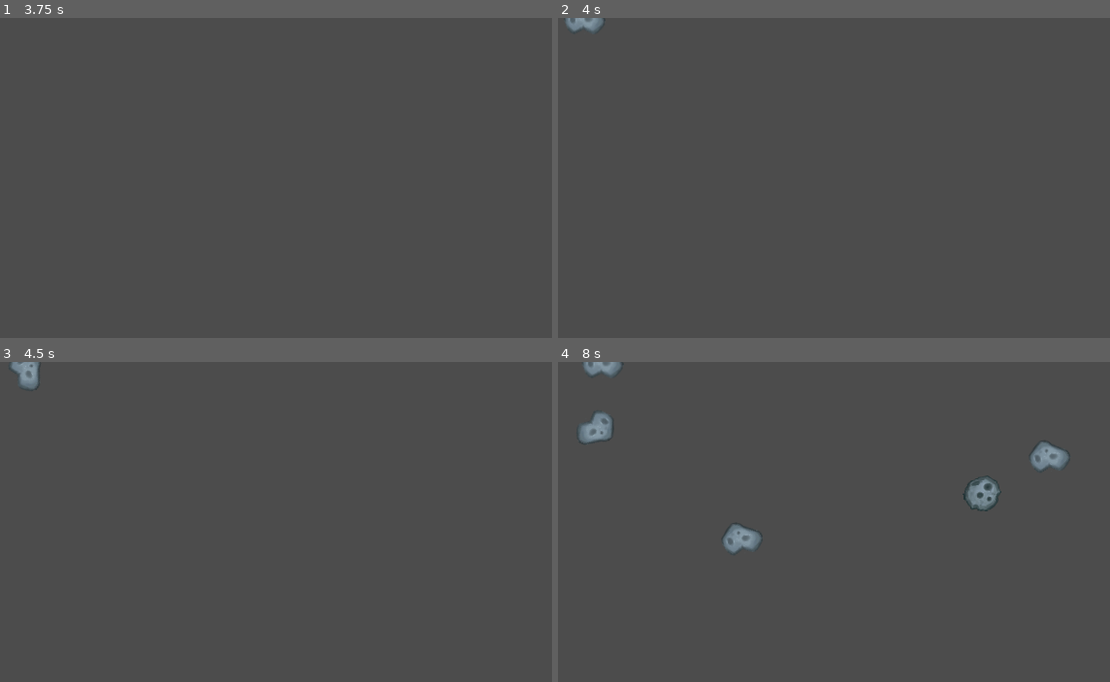
Above: before the commit, frames 1-4 (two rows, left to right).
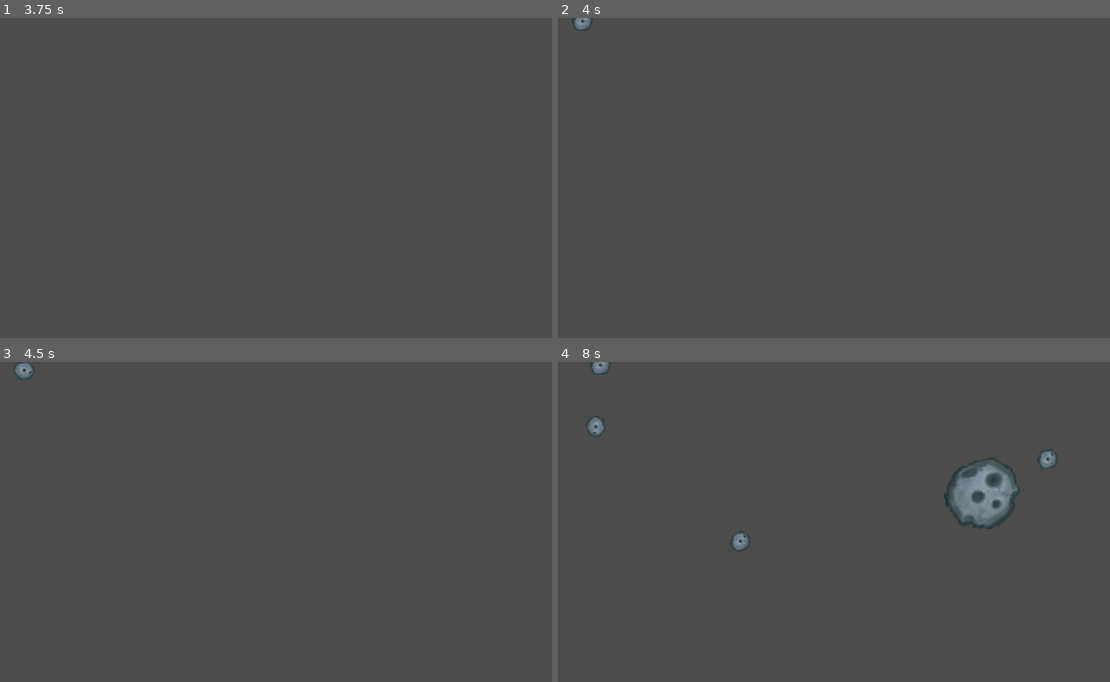
Above: after the commit, the same moments.

Repository: GArmane/vaporspace
Game: Godot game, scene res://src/entities/controllers/asteroid_spawner/AsteroidSpawner.tscn
Two runs of this game, one before a commit and one after it. Both use one fixed random seed, a clock stepped at 60 frames per second and the inputs below. The project has no main scene, so this scene is started directly.
Inputs:
- Up to frame 1 (3.75 s): tap Enter at 0.5, 2, 3.5 s; hold Right (ui_right) 0.53-1.28 s; tap Space (ui_select) at 0.77, 1.25, 1.52, 2.75, 3.02 s; hold Down (ui_down) 1.28-2.03 s; hold Right (ui_right) 2.03-2.78 s; hold Up (ui_up) 2.78-3.53 s; hold Left (ui_left) from 3.53 s (still down)
- Up to frame 2 (4 s): keep holding Left (ui_left); tap Space (ui_select) at 3.77 s
- Up to frame 3 (4.5 s): keep holding Left (ui_left)
- Up to frame 4 (8 s): tap Space (ui_select) at 4.52, 6.02, 6.77, 7.52 s; release Left (ui_left) at 5.03 s; hold Down (ui_down) 5.03-5.78 s; hold Right (ui_right) 5.78-6.53 s; hold Up (ui_up) 6.53-7.28 s; hold Right (ui_right) from 7.28 s (still down)

Frame 1 is identical in both runs. In frame 2, 0.2% of the frame differs, in the area x 1-9%, y 0-5%; in frame 3, 0.3%; in frame 4, 2.7%, in the area x 3-93%, y 0-60%.

Commit message:
feat(src/entities/obstacles/asteroids): add three classes of asteroids

Diff:
--- a/src/entities/controllers/asteroid_spawner/AsteroidSpawner.gd
+++ b/src/entities/controllers/asteroid_spawner/AsteroidSpawner.gd
@@ -1,7 +1,12 @@
 extends Node2D
 
 
-const asteroid_node = preload("res://src/entities/obstacles/asteroid/Asteroid.tscn")
+const asteroids = [
+	preload("res://src/entities/obstacles/asteroids/AsteroidLarge01.tscn"),
+	preload("res://src/entities/obstacles/asteroids/AsteroidLarge02.tscn"),
+	preload("res://src/entities/obstacles/asteroids/AsteroidMedium01.tscn"),
+	preload("res://src/entities/obstacles/asteroids/AsteroidSmall01.tscn"),
+]
 
 onready var container: Node2D = $Container
 onready var rng := RandomNumberGenerator.new()
@@ -34,12 +39,6 @@
 	return Vector2(rand_range(start.x, end.x), rand_range(start.y, end.y))
 
 
-func _set_model(asteroid: RigidBody2D) -> RigidBody2D:
-	var index = rng.randi_range(0, 3)
-	asteroid.switch_model(index)
-	return asteroid
-
-
 func _set_physics(asteroid: RigidBody2D) -> RigidBody2D:
 	asteroid.position = _rand_vector(position_start, position_end)
 	asteroid.linear_velocity = _rand_vector(
@@ -52,7 +51,8 @@
 
 
 func spawn():
-	var asteroid := _set_model(_set_physics(asteroid_node.instance()))
+	var index = rng.randi_range(0, 3)
+	var asteroid: RigidBody2D = _set_physics(asteroids[index].instance())
 	container.add_child(asteroid)
 
 
--- a/src/entities/obstacles/asteroid/Asteroid.gd
+++ /dev/null
@@ -1,44 +0,0 @@
-extends RigidBody2D
-
-
-const sprites = [
-	{
-		"texture": preload("res://src/entities/obstacles/asteroid/sprites/asteroid_01.png"),
-		"collision": {
-			"position": Vector2(0, 0),
-			"radius": 19.5,
-		},
-	},
-	{
-		"texture": preload("res://src/entities/obstacles/asteroid/sprites/asteroid_02.png"),
-		"collision": {
-			"position": Vector2(-2, 4),
-			"radius": 11.5
-		},
-	},
-	{
-		"texture": preload("res://src/entities/obstacles/asteroid/sprites/asteroid_03.png"),
-		"collision": {
-			"position": Vector2(-1, 2),
-			"radius": 17.5,
-		},
-	},
-	{
-		"texture": preload("res://src/entities/obstacles/asteroid/sprites/asteroid_04.png"),
-		"collision": {
-			"position": Vector2(0, 2),
-			"radius": 21.5,
-		},
-	},
-]
-
-
-func switch_model(index: int):
-	# Set texture
-	var new_sprite = sprites[index]
-	$Sprite.set_texture(new_sprite["texture"])
-
-	# Set collision shape
-	var coll = new_sprite["collision"]
-	$CollisionShape2D.position = coll["position"]
-	$CollisionShape2D.get_shape().set_radius(coll["radius"])
--- /dev/null
+++ b/src/entities/obstacles/asteroids/AsteroidLarge01.tscn
@@ -0,0 +1,24 @@
+[gd_scene load_steps=3 format=2]
+
+[ext_resource path="res://src/entities/obstacles/asteroids/sprites/asteroid_large_01.png" type="Texture" id=1]
+
+[sub_resource type="CircleShape2D" id=1]
+radius = 37.7623
+
+[node name="Asteroid" type="RigidBody2D"]
+collision_layer = 2
+collision_mask = 3
+mass = 10.0
+gravity_scale = 0.0
+linear_damp = 0.0
+angular_damp = 0.0
+__meta__ = {
+"_edit_group_": true
+}
+
+[node name="Sprite" type="Sprite" parent="."]
+scale = Vector2( 2, 2 )
+texture = ExtResource( 1 )
+
+[node name="CollisionShape2D" type="CollisionShape2D" parent="."]
+shape = SubResource( 1 )
--- a/src/entities/obstacles/asteroid/Asteroid.tscn
+++ b/src/entities/obstacles/asteroids/AsteroidLarge02.tscn
@@ -1,22 +1,22 @@
-[gd_scene load_steps=4 format=2]
+[gd_scene load_steps=3 format=2]
 
-[ext_resource path="res://src/entities/obstacles/asteroid/sprites/asteroid_01.png" type="Texture" id=1]
-[ext_resource path="res://src/entities/obstacles/asteroid/Asteroid.gd" type="Script" id=2]
+[ext_resource path="res://src/entities/obstacles/asteroids/sprites/asteroid_large_02.png" type="Texture" id=1]
 
 [sub_resource type="CircleShape2D" id=1]
-radius = 19.5
+radius = 31.6489
 
 [node name="Asteroid" type="RigidBody2D"]
 collision_layer = 2
 collision_mask = 3
+mass = 10.0
 gravity_scale = 0.0
-can_sleep = false
 linear_damp = 0.0
 angular_damp = 0.0
-script = ExtResource( 2 )
 
 [node name="Sprite" type="Sprite" parent="."]
+scale = Vector2( 2, 2 )
 texture = ExtResource( 1 )
 
 [node name="CollisionShape2D" type="CollisionShape2D" parent="."]
+position = Vector2( -2, 2 )
 shape = SubResource( 1 )
--- /dev/null
+++ b/src/entities/obstacles/asteroids/AsteroidMedium01.tscn
@@ -0,0 +1,24 @@
+[gd_scene load_steps=3 format=2]
+
+[ext_resource path="res://src/entities/obstacles/asteroids/sprites/asteroid_medium_01.png" type="Texture" id=1]
+
+[sub_resource type="CapsuleShape2D" id=1]
+radius = 23.6926
+height = 12.5936
+
+[node name="Asteroid" type="RigidBody2D"]
+collision_layer = 2
+collision_mask = 3
+mass = 5.0
+gravity_scale = 0.0
+linear_damp = 0.0
+angular_damp = 0.0
+
+[node name="Sprite" type="Sprite" parent="."]
+scale = Vector2( 1.5, 1.5 )
+texture = ExtResource( 1 )
+
+[node name="CollisionShape2D" type="CollisionShape2D" parent="."]
+position = Vector2( 1.78814e-07, 3.73587 )
+rotation = 2.0944
+shape = SubResource( 1 )
--- /dev/null
+++ b/src/entities/obstacles/asteroids/AsteroidSmall01.tscn
@@ -0,0 +1,19 @@
+[gd_scene load_steps=3 format=2]
+
+[ext_resource path="res://src/entities/obstacles/asteroids/sprites/asteroid_small_01.png" type="Texture" id=1]
+
+[sub_resource type="CircleShape2D" id=1]
+
+[node name="Asteroid" type="RigidBody2D"]
+collision_layer = 2
+collision_mask = 3
+gravity_scale = 0.0
+linear_damp = 0.0
+angular_damp = 0.0
+
+[node name="Sprite" type="Sprite" parent="."]
+texture = ExtResource( 1 )
+
+[node name="CollisionShape2D" type="CollisionShape2D" parent="."]
+position = Vector2( -2, 3 )
+shape = SubResource( 1 )
Renamed: src/entities/obstacles/asteroid/sprites/asteroid_01.png -> src/entities/obstacles/asteroids/sprites/asteroid_large_01.png
Not shown, changed: src/entities/obstacles/asteroids/sprites/asteroid_large_01.png.import
Renamed: src/entities/obstacles/asteroid/sprites/asteroid_03.png -> src/entities/obstacles/asteroids/sprites/asteroid_large_02.png
Not shown, changed: src/entities/obstacles/asteroids/sprites/asteroid_large_02.png.import
Renamed: src/entities/obstacles/asteroid/sprites/asteroid_04.png -> src/entities/obstacles/asteroids/sprites/asteroid_medium_01.png
Not shown, changed: src/entities/obstacles/asteroids/sprites/asteroid_medium_01.png.import
Renamed: src/entities/obstacles/asteroid/sprites/asteroid_02.png -> src/entities/obstacles/asteroids/sprites/asteroid_small_01.png
Not shown, changed: src/entities/obstacles/asteroids/sprites/asteroid_small_01.png.import
